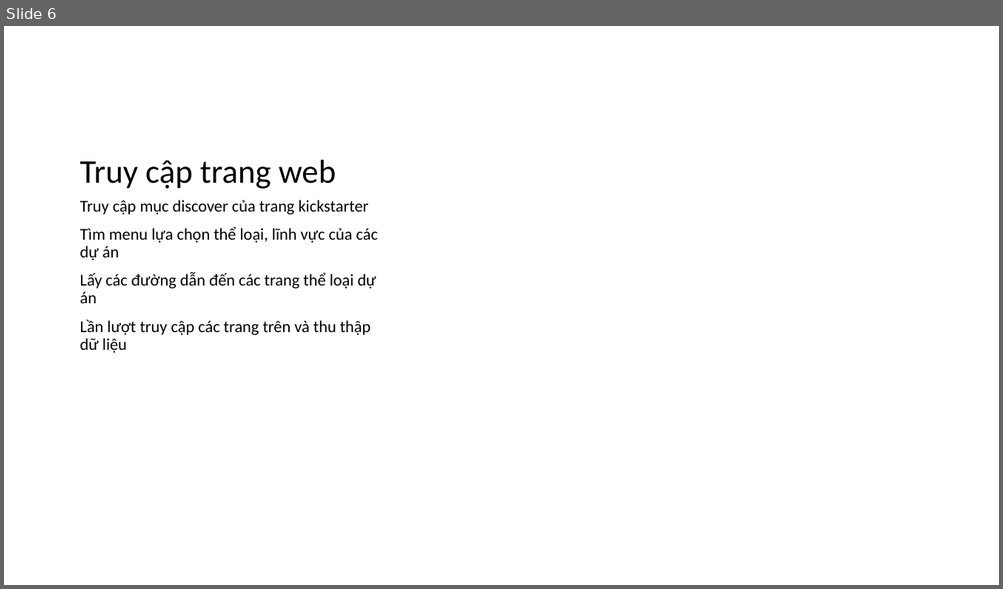
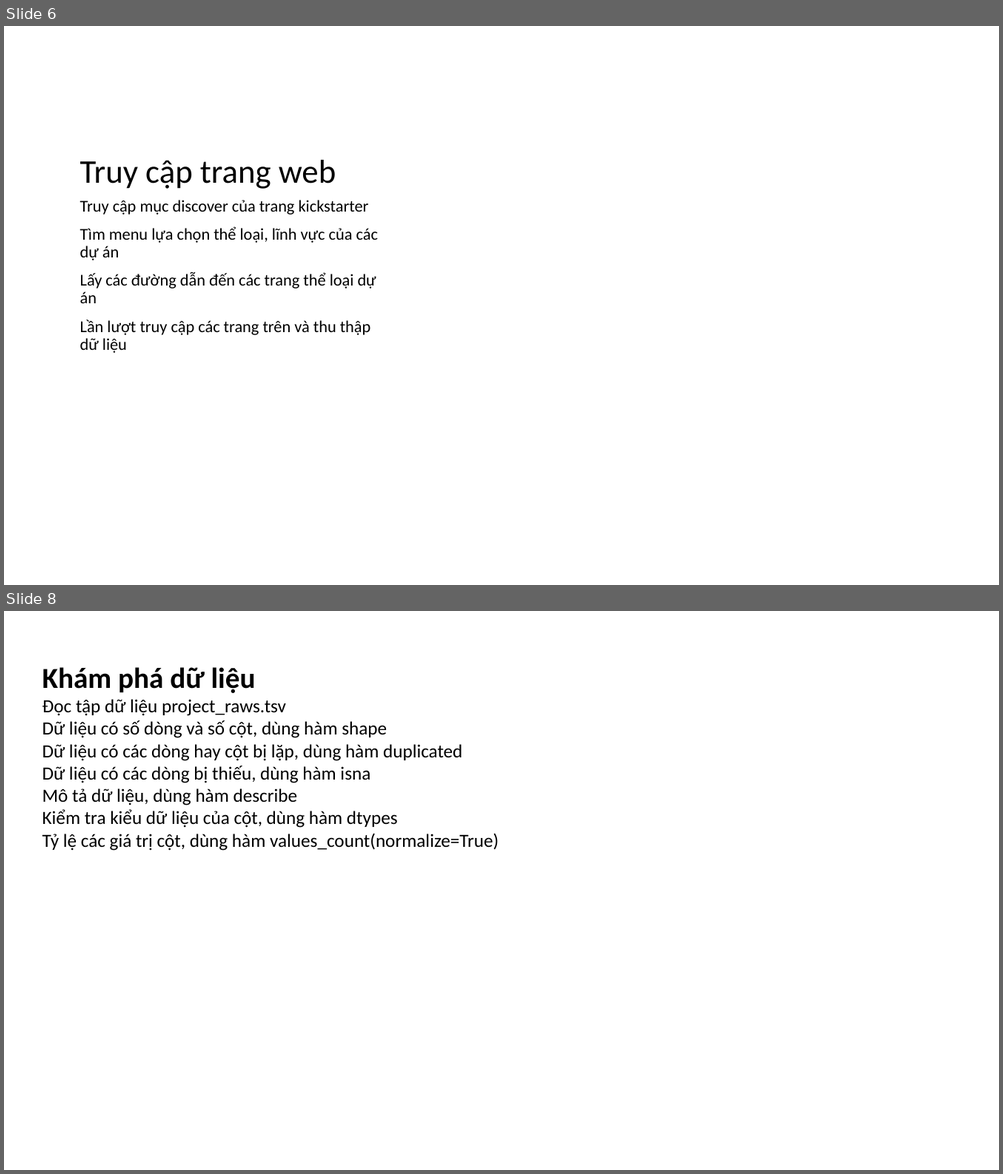
Before and after one commit to XQuyTran/DataScience_Project_HCMUS, a slide deck: presentation/report.pptx. Shown one above the other, each under a label of ours: slide 6 before the commit, slides 6 and 8 after it; the slides between them are not shown. The pictures are 1003x589 and 1003x1174 pixels, drawn with LibreOffice and Linux fonts; fonts in the diff are those of the drawing. Boxes give left, top, right and bottom in pixels: in the first picture for what was removed or moved away, otherwise in the second. Text is boxed around its words. In the diff, an @@ line names an element or a change of style, - is before the commit and + after.

```diff
--- a/presentation/report.pptx
+++ b/presentation/report.pptx
@@ slide 8 added at [4, 611, 999, 1170], background #FFFFFF @@
@@ text added at [42, 667, 498, 851], 18 pt, text #000000 @@
+Khám phá dữ liệu
+Đọc tập dữ liệu project_raws.tsv
+Dữ liệu có số dòng và số cột, dùng hàm shape
+Dữ liệu có các dòng hay cột bị lặp, dùng hàm duplicated
+Dữ liệu có các dòng bị thiếu, dùng hàm isna
+Mô tả dữ liệu, dùng hàm describe
+Kiểm tra kiểu dữ liệu của cột, dùng hàm dtypes
+Tỷ lệ các giá trị cột, dùng hàm values_count(normalize=True)
```
Also in this commit, not shown: 1 slide changed, 5 other slides added.
